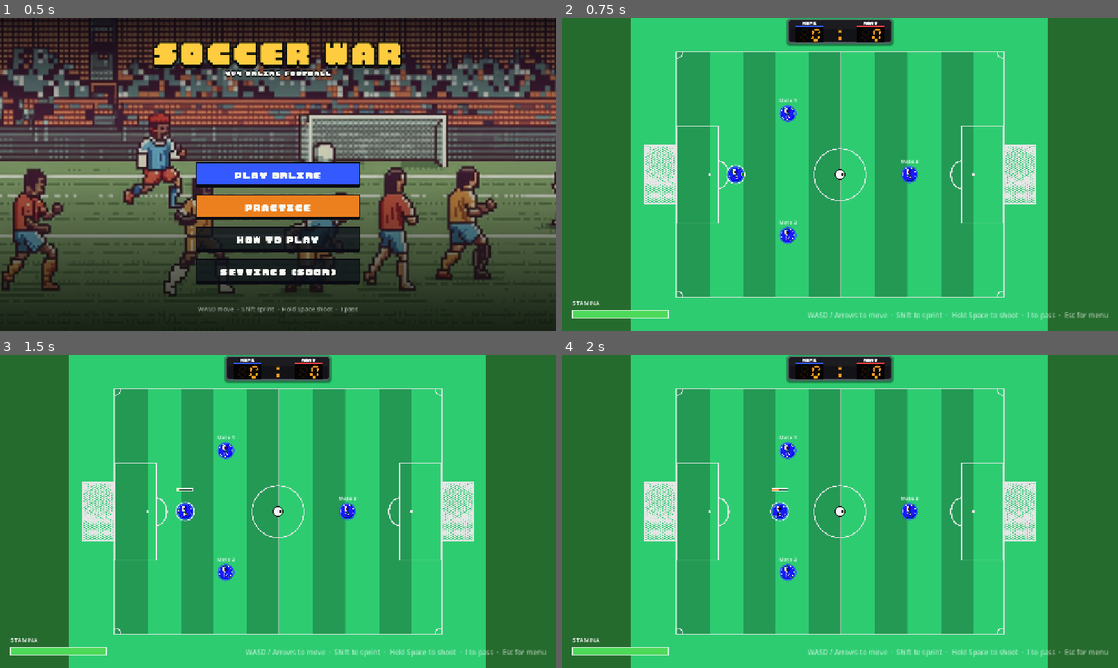
Above: before the commit, frames 1-4 (two rows, left to right).
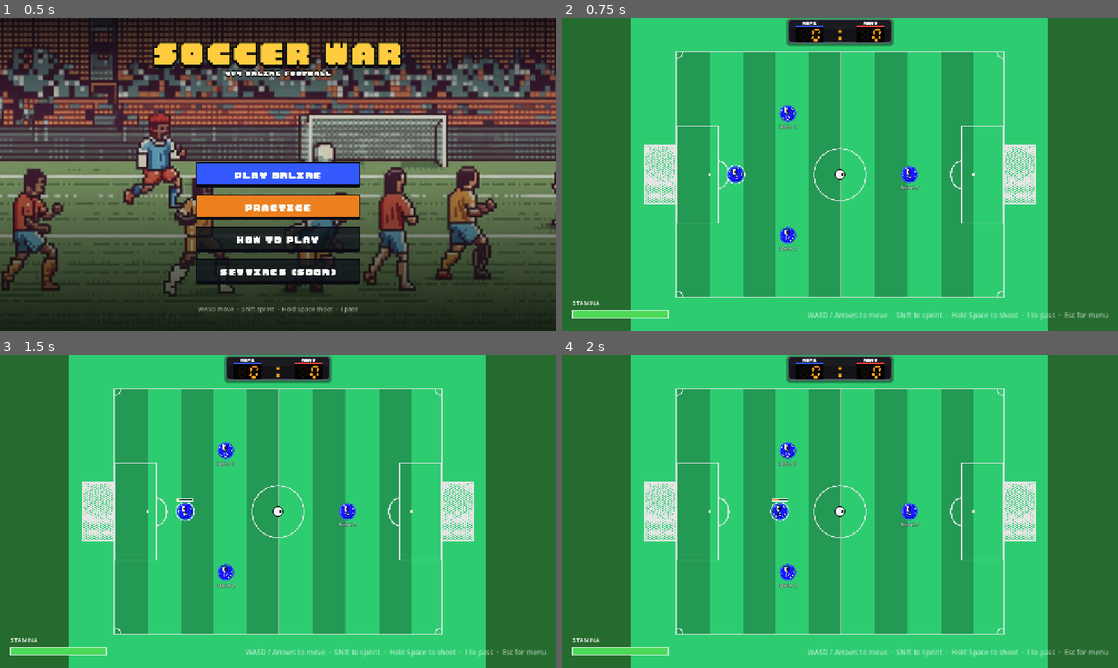
Above: after the commit, the same moments.

Repository: dthanhff318/soccer-war
Game: Godot game, scene res://scenes/boot.tscn
Same seed, same stepped clock (60 frames per second), same inputs: the game is played once before the commit and once after it.
Inputs (mouse positions are in pixels of both pictures, inside the frame that each line leads up to):
- Up to frame 1 (0.5 s): no input
- Up to frame 2 (0.75 s): click "PRACTICE" at 0.5 s
- Up to frame 3 (1.5 s): tap Enter at 1.25 s; move the mouse to (400, 495) at 1.27 s; hold D (move_right) from 1.28 s (still down); hold Space (kick) from 1.28 s (still down); click (400, 495) at 1.42 s
- Up to frame 4 (2 s): keep holding D (move_right); keep holding Space (kick)

Frame 1 is identical in both runs. In frame 2, 0.2% of the frame differs, in the area x 30-65%, y 25-75%; in frame 3, 0.3%, in the area x 31-65%, y 25-75%; in frame 4, 0.3%.

Commit message:
fix(game): draw both team sprites at the same size, power bar above and name below

Diff:
--- a/scripts/player.gd
+++ b/scripts/player.gd
@@ -43,6 +43,10 @@
 ## How quickly a smoothed prediction correction fades, per second.
 const OFFSET_DECAY := 15.0
 const POWER_BAR_SIZE := Vector2(36, 5)
+## On-screen size of the shirt sprite, whatever the resolution of its image.
+const SPRITE_SIZE := 33.0
+## Gap between the rings and the power bar above / the name below.
+const LABEL_GAP := 3.0
 
 var stamina: float
 ## True after stamina hit zero; prevents stutter-sprinting on an empty bar.
@@ -67,7 +71,10 @@
 
 func _ready() -> void:
 	stamina = max_stamina
-	_sprite.texture = Teams.sprite_of(team)
+	var texture := Teams.sprite_of(team)
+	_sprite.texture = texture
+	# Team images come in different resolutions; draw them all the same size.
+	_sprite.scale = Vector2.ONE * SPRITE_SIZE / maxf(texture.get_width(), texture.get_height())
 
 
 func _process(delta: float) -> void:
@@ -207,7 +214,19 @@
 	return to_ball.normalized() if to_ball.length() > 1.0 else _facing
 
 
-## Team ring under the sprite, plus the name above it in online play.
+## Power bar above the head (relative to the player's centre).
+func power_bar_rect() -> Rect2:
+	var bottom := -_outer_ring_radius() - LABEL_GAP
+	return Rect2(Vector2(-POWER_BAR_SIZE.x / 2.0, bottom - POWER_BAR_SIZE.y), POWER_BAR_SIZE)
+
+
+## Top edge of the name label below the feet (relative to the player's centre).
+func name_top() -> float:
+	return _outer_ring_radius() + LABEL_GAP
+
+
+## Team ring under the sprite, the power bar above it while charging, and the
+## name below it in online play.
 func _draw() -> void:
 	draw_arc(visual_offset, RING_RADIUS, 0.0, TAU, 32, Teams.color_of(team), 3.0, true)
 	if is_local:
@@ -217,16 +236,23 @@
 	if not display_name.is_empty():
 		var font := ThemeDB.fallback_font
 		var width := font.get_string_size(display_name, HORIZONTAL_ALIGNMENT_LEFT, -1, NAME_FONT_SIZE).x
-		var baseline := visual_offset + Vector2(-width / 2.0, -RING_RADIUS - 8.0)
+		var baseline := visual_offset + Vector2(-width / 2.0, name_top() + font.get_ascent(NAME_FONT_SIZE))
+		draw_string_outline(font, baseline, display_name, HORIZONTAL_ALIGNMENT_LEFT, -1, NAME_FONT_SIZE, 4, Color(0, 0, 0, 0.7))
 		draw_string(font, baseline, display_name, HORIZONTAL_ALIGNMENT_LEFT, -1, NAME_FONT_SIZE, Color.WHITE)
 
 
 ## Charge bar above the head while Space is held: yellow, turning red when full.
 func _draw_power_bar() -> void:
 	var ratio := clampf(kick_charge / kick_charge_time, 0.0, 1.0)
-	var top_left := visual_offset + Vector2(-POWER_BAR_SIZE.x / 2.0, -RING_RADIUS - 34.0)
-	var frame := Rect2(top_left, POWER_BAR_SIZE)
+	var frame := power_bar_rect()
+	frame.position += visual_offset
+	var top_left := frame.position
 	draw_rect(frame, Color(0, 0, 0, 0.6))
 	var fill := Color(1.0, 0.85, 0.2).lerp(Color(0.95, 0.2, 0.15), ratio)
 	draw_rect(Rect2(top_left, Vector2(POWER_BAR_SIZE.x * ratio, POWER_BAR_SIZE.y)), fill)
 	draw_rect(frame, Color.WHITE, false, 1.0)
+
+
+## The white "you" ring is a little larger than the team ring.
+func _outer_ring_radius() -> float:
+	return RING_RADIUS + (3.0 if is_local else 0.0)
--- a/tests/test_team_sprites.gd
+++ b/tests/test_team_sprites.gd
@@ -15,3 +15,30 @@
 		player.queue_free()
 	check(Teams.sprite_of(Roster.Team.LEFT) != Teams.sprite_of(Roster.Team.RIGHT), "teams differ")
 	await get_tree().process_frame
+
+
+func test_both_teams_draw_at_the_same_size() -> void:
+	for team in [Roster.Team.LEFT, Roster.Team.RIGHT]:
+		var player: Player = PLAYER_SCENE.instantiate()
+		player.team = team
+		add_child(player)
+		var sprite: Sprite2D = player.get_node("Sprite")
+		var drawn := sprite.texture.get_size() * sprite.scale
+		check_near(maxf(drawn.x, drawn.y), Player.SPRITE_SIZE, 0.5, "team %d drawn size" % team)
+		player.queue_free()
+	await get_tree().process_frame
+
+
+func test_power_bar_sits_above_the_player_and_name_below() -> void:
+	var player: Player = PLAYER_SCENE.instantiate()
+	add_child(player)
+	var half := Player.SPRITE_SIZE / 2.0
+	var bar := player.power_bar_rect()
+	check(bar.end.y < -half, "bar above the head (bottom at %.1f)" % bar.end.y)
+	check(bar.end.y > -half - 20.0, "bar close to the head")
+	check_near(bar.get_center().x, 0.0, 0.5, "bar centred")
+	var name_top := player.name_top()
+	check(name_top > half, "name below the feet (top at %.1f)" % name_top)
+	check(name_top < half + 20.0, "name close to the feet")
+	player.queue_free()
+	await get_tree().process_frame
Not shown, changed: export/index.html
Not shown, changed: export/index.pck
